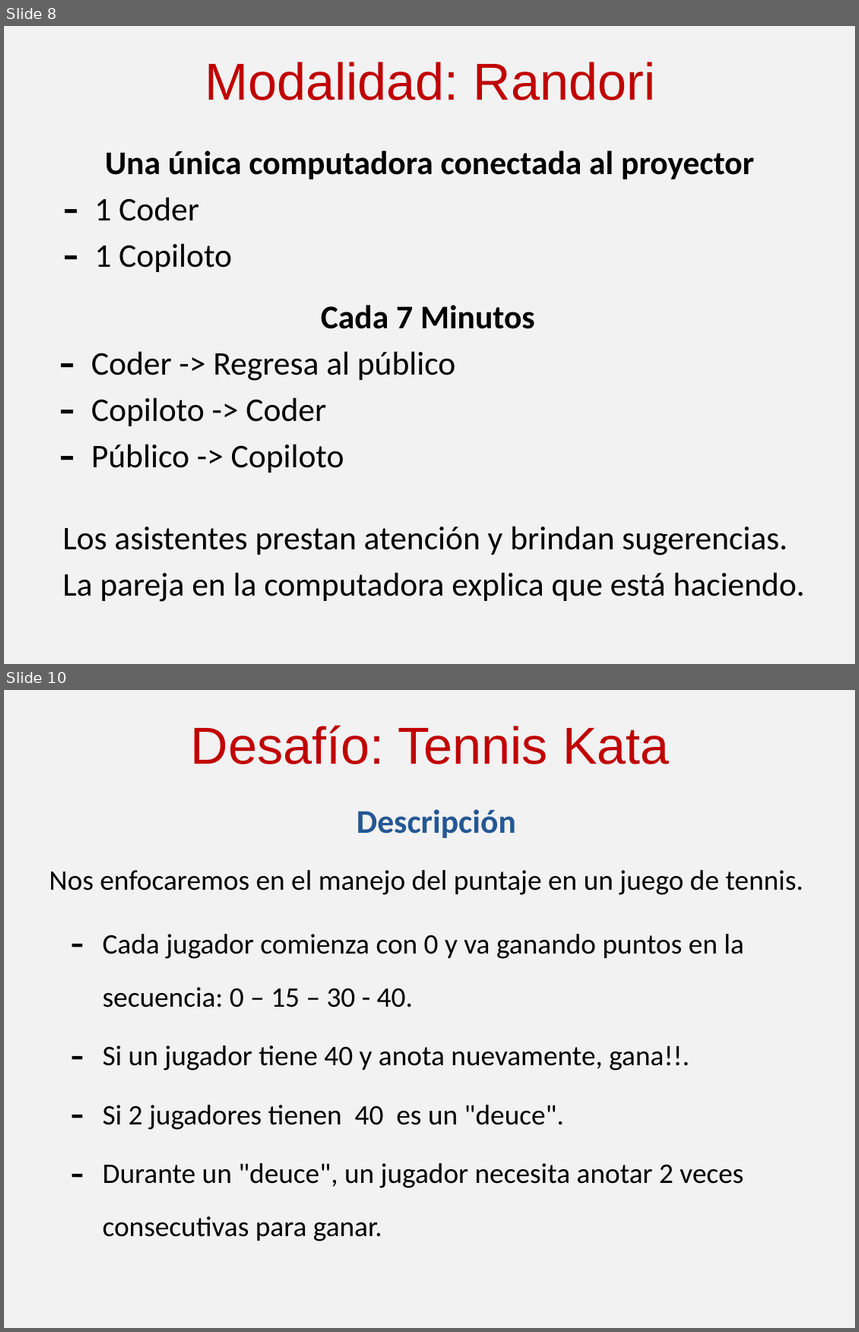
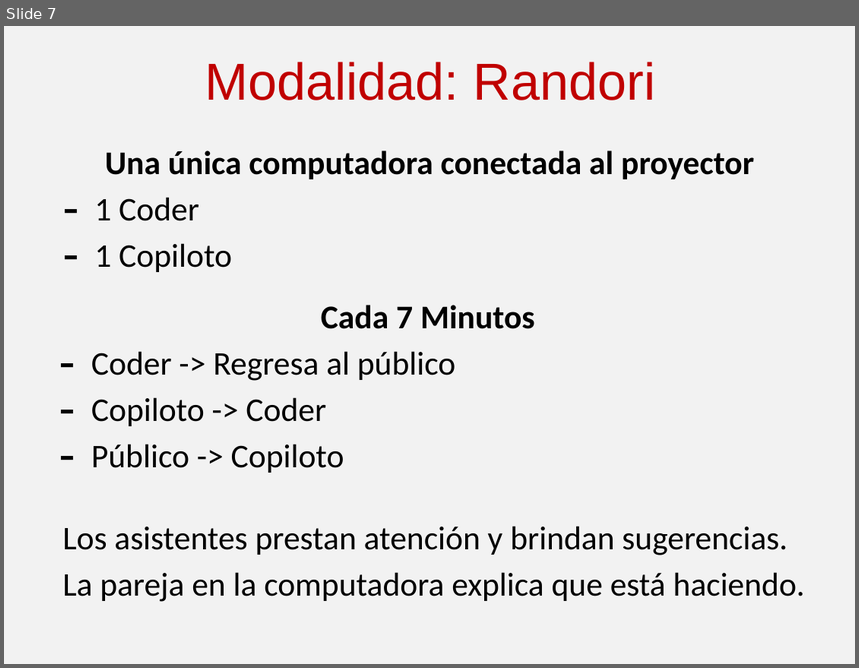
Before and after one commit to angelnunezsalazar/Coding-Dojo, a slide deck: Randori/Coding Dojo.pptx. Shown one above the other, each under a label of ours: slides 8 and 10 before the commit, slide 7 after it; the slides between them are not shown. The pictures are 859x1332 and 859x668 pixels, drawn with LibreOffice and Linux fonts; fonts in the diff are those of the drawing. Boxes give left, top, right and bottom in pixels: in the first picture for what was removed or moved away, otherwise in the second. Text is boxed around its words. In the diff, an @@ line names an element or a change of style, - is before the commit and + after.

```diff
--- a/Randori/Coding Dojo.pptx
+++ b/Randori/Coding Dojo.pptx
@@ slide 10 removed at (x1=4, y1=690, x2=855, y2=1328), background #F2F2F2 @@
@@ title removed at (x1=191, y1=725, x2=670, y2=764) @@
-Desafío: Tennis Kata
@@ text removed at (x1=357, y1=809, x2=516, y2=838) @@
-Descripción
@@ text removed at (x1=49, y1=870, x2=804, y2=895) @@
-Nos enfocaremos en el manejo del puntaje en un juego de tennis.
@@ text removed at (x1=103, y1=934, x2=744, y2=1242) @@
-– Cada jugador comienza con 0 y va ganando puntos en la secuencia: 0 – 15 – 30 - 40.
-– Si un jugador tiene 40 y anota nuevamente, gana!!.
-– Si 2 jugadores tienen 40 es un "deuce".
-– Durante un "deuce", un jugador necesita anotar 2 veces consecutivas para ganar.
@@ what was slide 8 is now slide 7 @@
```
Also in this commit, not shown: 4 slides changed, 5 slides added, 3 other slides removed.
